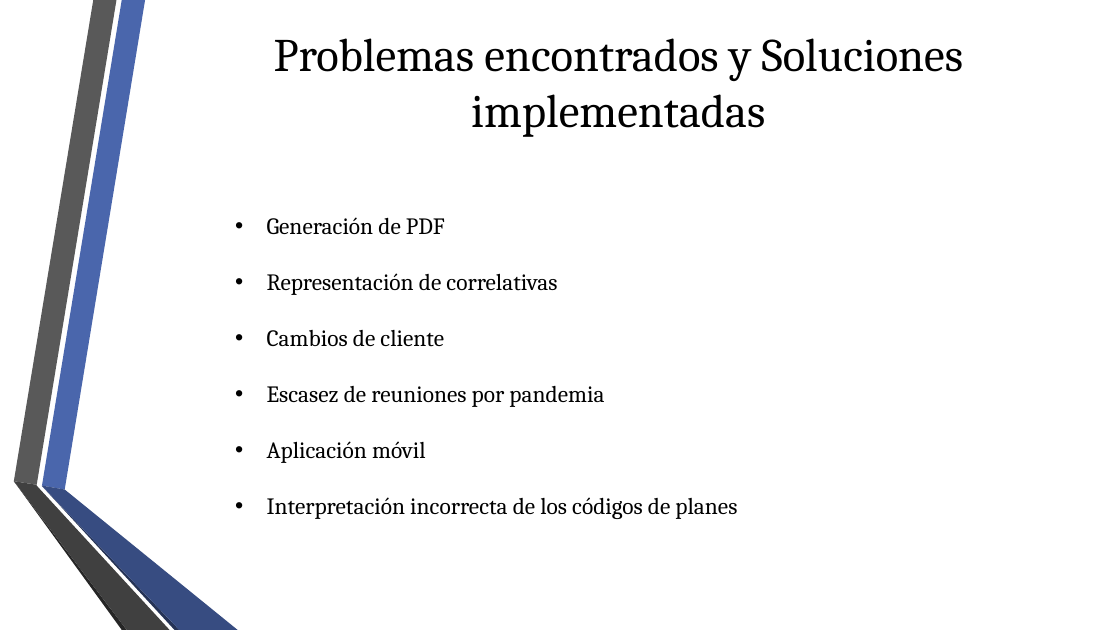
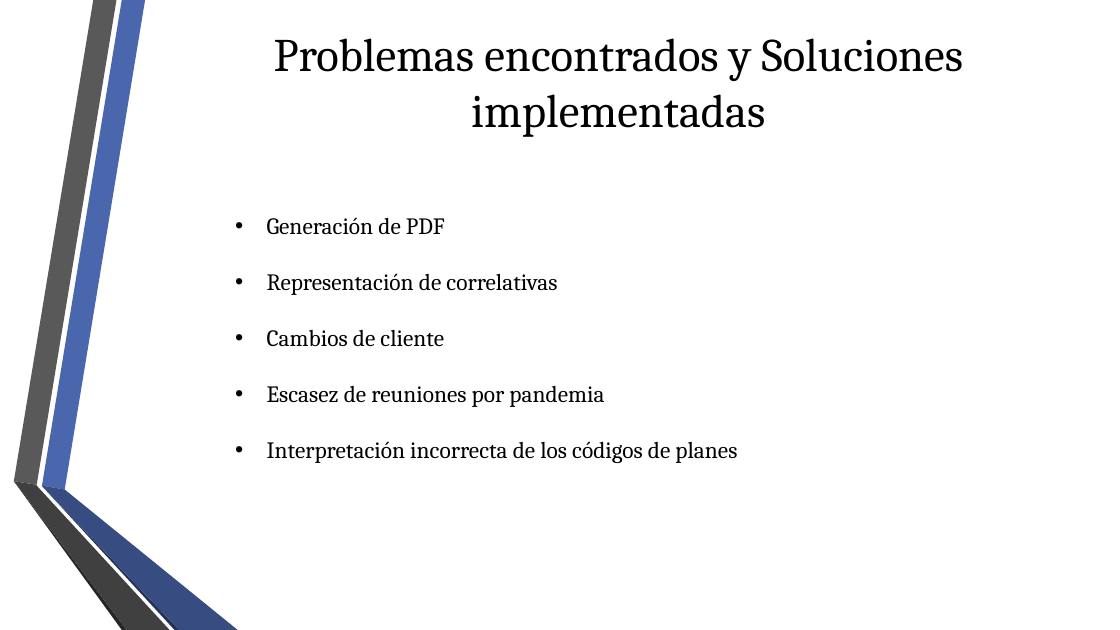
Before and after one commit to fge23/Sistema-VASPA, a slide deck: slide 8 of Presentaciones/Presentación VASPA - Diciembre 2020 - Examen Final/Presentación VASPA - Diciembre 2020 - Examen Final.pptx. Drawn at 1120x630 pixels with LibreOffice and Linux fonts; fonts in the diff are those of the drawing; background and template pictures are left out. Boxes give left, top, right and bottom in pixels: in the first picture for what was removed or moved away, otherwise in the second. Text is boxed around its words. In the diff, an @@ line names an element or a change of style, - is before the commit and + after.

```diff
--- a/Presentaciones/Presentación VASPA - Diciembre 2020 - Examen Final/Presentación VASPA - Diciembre 2020 - Examen Final.pptx
+++ b/Presentaciones/Presentación VASPA - Diciembre 2020 - Examen Final/Presentación VASPA - Diciembre 2020 - Examen Final.pptx
@@ text at <box>267,441,426,463</box>: paragraph removed @@
-• Aplicación móvil
```
Also in this commit, not shown: 3 other slides changed, 10 other files.
